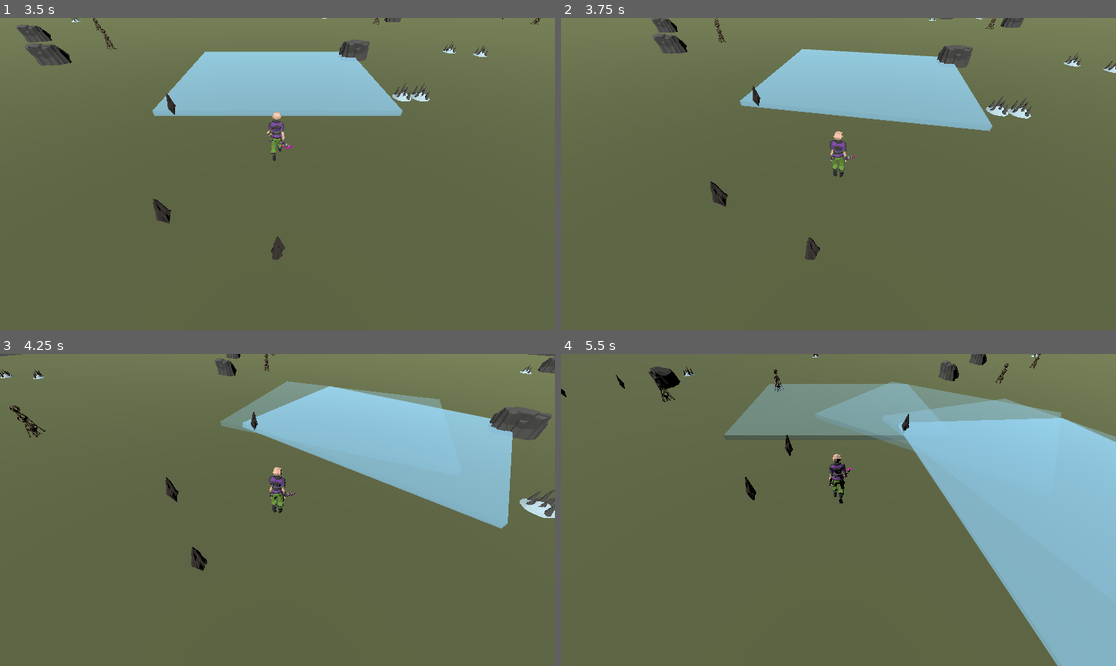
Above: before the commit, frames 1-4 (two rows, left to right).
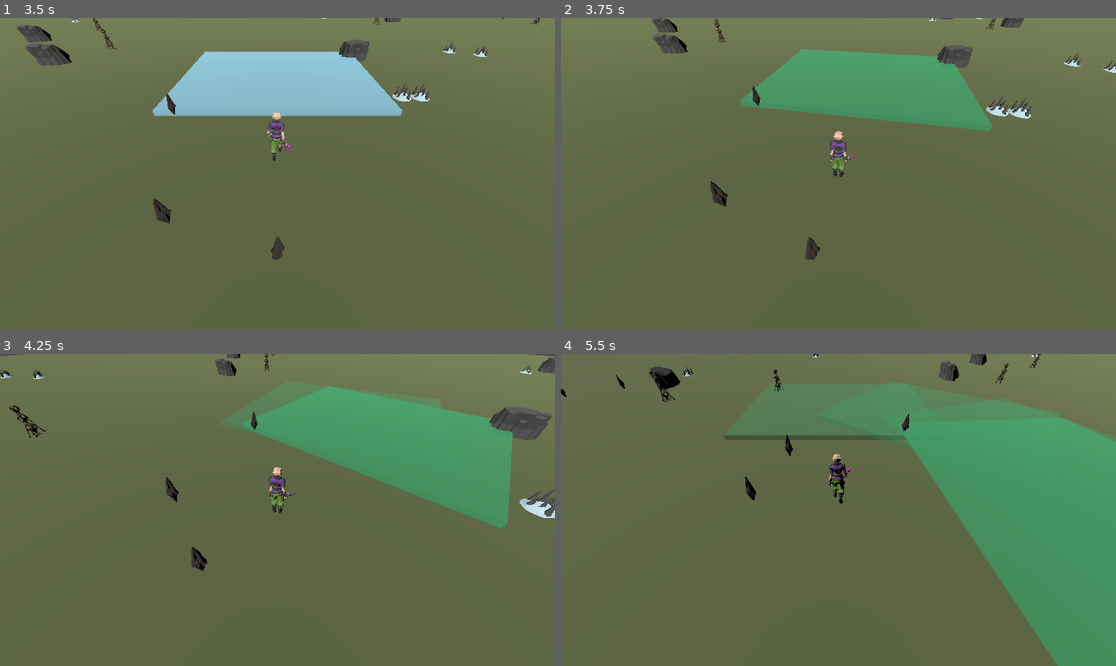
Above: after the commit, the same moments.

Repository: avvakhnin/new-soil
Game: Godot game, scene res://level/gen_scene/gen_scene.tscn
The game is run twice, just before and just after one commit, with the same random seed, the same clock (stepped at 60 frames per second) and the same inputs.
Inputs:
- Up to frame 1 (3.5 s): tap Enter (attack) at 0.5, 1.35 s; hold Right (right) 0.53-1.28 s; tap T (create_template) at 0.6, 1.55, 2.3, 2.85 s; hold Down (back) 1.28-2.03 s; hold Right (right) 2.03-2.78 s; tap Alt (close_view) at 2.1 s; hold Up (forward) from 2.78 s (still down)
- Up to frame 2 (3.75 s): release Up (forward) at 3.53 s; hold Left (left) from 3.53 s (still down); hold Shift from 3.53 s (still down)
- Up to frame 3 (4.25 s): keep holding Left (left); keep holding Shift; tap T (create_template) at 3.8 s
- Up to frame 4 (5.5 s): release Shift at 4.28 s; tap T (create_template) at 4.35, 5.3 s; release Left (left) at 5.03 s; hold Down (back) from 5.03 s (still down); tap Enter (attack) at 5.1 s

Frame 1 is identical in both runs. In frame 2, 7.7% of the frame differs, in the area x 32-78%, y 9-37%; in frame 3, 13%; in frame 4, 26%, in the area x 29-100%, y 8-100%.

Commit message:
Change project structure

Diff:
--- a/item/crystal.tscn
+++ b/item/resource/crystal.tscn
@@ -1,7 +1,7 @@
 [gd_scene load_steps=5 format=3 uid="uid://glpilg11apgo"]
 
-[ext_resource type="PackedScene" uid="uid://cct5ike7i2jkm" path="res://item/SM_Env_Floating_Crystal_02.fbx" id="1_qkm5g"]
-[ext_resource type="Script" uid="uid://ddmamnbxyj0gi" path="res://item/resource_iitem.gd" id="2_vwjju"]
+[ext_resource type="PackedScene" uid="uid://cct5ike7i2jkm" path="res://item/resource/SM_Env_Floating_Crystal_02.fbx" id="1_qkm5g"]
+[ext_resource type="Script" uid="uid://ddmamnbxyj0gi" path="res://item/resource/resource_iitem.gd" id="2_vwjju"]
 [ext_resource type="Script" uid="uid://8dr10sx3rhcn" path="res://unit/pioneer/storage.gd" id="3_tbpl7"]
 
 [sub_resource type="SphereShape3D" id="SphereShape3D_vwjju"]
@@ -9,7 +9,6 @@
 
 [node name="Crystal" instance=ExtResource("1_qkm5g")]
 script = ExtResource("2_vwjju")
-type = "crystal"
 
 [node name="Area3D" type="Area3D" parent="." index="1"]
 transform = Transform3D(1, 0, 0, 0, 1, 0, 0, 0, 1, 0, 0.5, 0)
--- a/item/iron_nugget.tscn
+++ b/item/resource/iron_nugget.tscn
@@ -1,7 +1,7 @@
 [gd_scene load_steps=5 format=3 uid="uid://b2ckqf6t4sd2b"]
 
-[ext_resource type="PackedScene" uid="uid://dlkigjkkgy1y0" path="res://item/SM_Env_Cliff_Flat_05.fbx" id="1_wumhc"]
-[ext_resource type="Script" uid="uid://ddmamnbxyj0gi" path="res://item/resource_iitem.gd" id="2_wnxul"]
+[ext_resource type="PackedScene" uid="uid://dlkigjkkgy1y0" path="res://item/resource/SM_Env_Cliff_Flat_05.fbx" id="1_wumhc"]
+[ext_resource type="Script" uid="uid://ddmamnbxyj0gi" path="res://item/resource/resource_iitem.gd" id="2_wnxul"]
 [ext_resource type="Script" uid="uid://8dr10sx3rhcn" path="res://unit/pioneer/storage.gd" id="3_purmn"]
 
 [sub_resource type="SphereShape3D" id="SphereShape3D_wnxul"]
@@ -9,7 +9,6 @@
 
 [node name="IronNugget" instance=ExtResource("1_wumhc")]
 script = ExtResource("2_wnxul")
-type = "iron"
 
 [node name="Area3D" type="Area3D" parent="." index="1"]
 
--- a/item/sandstone.tscn
+++ b/item/resource/sandstone.tscn
@@ -1,7 +1,7 @@
 [gd_scene load_steps=5 format=3 uid="uid://d3qn2xm61vfcx"]
 
-[ext_resource type="PackedScene" uid="uid://dt1bokrocrs8l" path="res://item/SM_Env_Floating_Rocks_Spiral_01.fbx" id="1_76a73"]
-[ext_resource type="Script" uid="uid://ddmamnbxyj0gi" path="res://item/resource_iitem.gd" id="2_y717p"]
+[ext_resource type="PackedScene" uid="uid://dt1bokrocrs8l" path="res://item/resource/SM_Env_Floating_Rocks_Spiral_01.fbx" id="1_76a73"]
+[ext_resource type="Script" uid="uid://ddmamnbxyj0gi" path="res://item/resource/resource_iitem.gd" id="2_y717p"]
 [ext_resource type="Script" uid="uid://8dr10sx3rhcn" path="res://unit/pioneer/storage.gd" id="3_yu5fw"]
 
 [sub_resource type="SphereShape3D" id="SphereShape3D_y717p"]
@@ -9,7 +9,6 @@
 
 [node name="Sandstone" instance=ExtResource("1_76a73")]
 script = ExtResource("2_y717p")
-type = "sand"
 
 [node name="Area3D" type="Area3D" parent="." index="1"]
 
--- a/item/tree.tscn
+++ b/item/resource/tree.tscn
@@ -1,7 +1,7 @@
 [gd_scene load_steps=5 format=3 uid="uid://jw2mjfp5ts45"]
 
-[ext_resource type="PackedScene" uid="uid://dfplutn6crtcl" path="res://item/SM_Env_Plant_Hallowed_03.fbx" id="1_ge020"]
-[ext_resource type="Script" uid="uid://ddmamnbxyj0gi" path="res://item/resource_iitem.gd" id="2_c3nph"]
+[ext_resource type="PackedScene" uid="uid://dfplutn6crtcl" path="res://item/resource/SM_Env_Plant_Hallowed_03.fbx" id="1_ge020"]
+[ext_resource type="Script" uid="uid://ddmamnbxyj0gi" path="res://item/resource/resource_iitem.gd" id="2_c3nph"]
 [ext_resource type="Script" uid="uid://8dr10sx3rhcn" path="res://unit/pioneer/storage.gd" id="3_u3usi"]
 
 [sub_resource type="SphereShape3D" id="SphereShape3D_c3nph"]
@@ -9,7 +9,6 @@
 
 [node name="Tree" instance=ExtResource("1_ge020")]
 script = ExtResource("2_c3nph")
-type = "tree"
 
 [node name="Area3D" type="Area3D" parent="." index="1"]
 
--- a/props/resource_spot/crystal.tscn
+++ b/props/resource_spot/crystal.tscn
@@ -2,7 +2,7 @@
 
 [ext_resource type="PackedScene" uid="uid://dsg4dh6oo15o7" path="res://props/resource_spot/SM_Env_Floating_Crystal_01.fbx" id="1_ubc8l"]
 [ext_resource type="Script" uid="uid://cqkx53jjgq7b8" path="res://props/resource_spot/resource_spot.gd" id="2_yak3n"]
-[ext_resource type="PackedScene" uid="uid://glpilg11apgo" path="res://item/crystal.tscn" id="3_gs75u"]
+[ext_resource type="PackedScene" uid="uid://glpilg11apgo" path="res://item/resource/crystal.tscn" id="3_gs75u"]
 
 [sub_resource type="CylinderShape3D" id="CylinderShape3D_ubc8l"]
 
--- a/props/resource_spot/iron_nugget.tscn
+++ b/props/resource_spot/iron_nugget.tscn
@@ -2,7 +2,7 @@
 
 [ext_resource type="PackedScene" uid="uid://d1krc2owlo3ya" path="res://props/resource_spot/SM_Env_Cliff_Curved_02.fbx" id="1_wumhc"]
 [ext_resource type="Script" uid="uid://cqkx53jjgq7b8" path="res://props/resource_spot/resource_spot.gd" id="2_1fhba"]
-[ext_resource type="PackedScene" uid="uid://b2ckqf6t4sd2b" path="res://item/iron_nugget.tscn" id="3_0s35u"]
+[ext_resource type="PackedScene" uid="uid://b2ckqf6t4sd2b" path="res://item/resource/iron_nugget.tscn" id="3_0s35u"]
 
 [sub_resource type="CylinderShape3D" id="CylinderShape3D_qg5ik"]
 radius = 1.0
--- a/props/resource_spot/sandstone.tscn
+++ b/props/resource_spot/sandstone.tscn
@@ -2,7 +2,7 @@
 
 [ext_resource type="PackedScene" uid="uid://dmyu2owyce4ve" path="res://props/resource_spot/SM_Env_Detail_Spikey_Group_01.fbx" id="1_vw05n"]
 [ext_resource type="Script" uid="uid://cqkx53jjgq7b8" path="res://props/resource_spot/resource_spot.gd" id="2_uvsb6"]
-[ext_resource type="PackedScene" uid="uid://d3qn2xm61vfcx" path="res://item/sandstone.tscn" id="3_hwq3d"]
+[ext_resource type="PackedScene" uid="uid://d3qn2xm61vfcx" path="res://item/resource/sandstone.tscn" id="3_hwq3d"]
 
 [sub_resource type="CylinderShape3D" id="CylinderShape3D_bvd2d"]
 
--- a/props/resource_spot/tree.tscn
+++ b/props/resource_spot/tree.tscn
@@ -2,7 +2,7 @@
 
 [ext_resource type="PackedScene" uid="uid://cob3cuwjis2nr" path="res://props/resource_spot/SM_Env_Plant_Hallowed_01.fbx" id="1_xfhtm"]
 [ext_resource type="Script" uid="uid://cqkx53jjgq7b8" path="res://props/resource_spot/resource_spot.gd" id="2_goxmg"]
-[ext_resource type="PackedScene" uid="uid://jw2mjfp5ts45" path="res://item/tree.tscn" id="3_51h1w"]
+[ext_resource type="PackedScene" uid="uid://jw2mjfp5ts45" path="res://item/resource/tree.tscn" id="3_51h1w"]
 
 [sub_resource type="CylinderShape3D" id="CylinderShape3D_xfhtm"]
 
--- a/props/template/building_template.gd
+++ b/props/template/building_template.gd
@@ -8,7 +8,7 @@
 
 func _ready() -> void:
 	$BlankModel.recalc_size(progress)
-	await get_tree().create_timer(10).timeout
+	await get_tree().create_timer(3).timeout
 	is_ready_for_build = true
 	$BlankModel.set_ready()
 
--- a/unit/pioneer/pioneer.tscn
+++ b/unit/pioneer/pioneer.tscn
@@ -3,7 +3,7 @@
 [ext_resource type="PackedScene" uid="uid://vdi7a75nkreg" path="res://unit/general_model/Characters.fbx" id="1_ooom4"]
 [ext_resource type="Animation" uid="uid://kyn3t56iix6f" path="res://unit/animation/gunplay.res" id="2_62bgr"]
 [ext_resource type="Script" uid="uid://na4j8pfuu5u0" path="res://level/gen_scene/control.gd" id="2_fnqoa"]
-[ext_resource type="PackedScene" uid="uid://76seuqw8fa0" path="res://item/SM_Wep_SmallAxe_03.fbx" id="2_ngd65"]
+[ext_resource type="PackedScene" uid="uid://76seuqw8fa0" path="res://item/resource/SM_Wep_SmallAxe_03.fbx" id="2_ngd65"]
 [ext_resource type="Animation" uid="uid://crcx5xuljiok5" path="res://unit/animation/walking.res" id="3_xjwrr"]
 [ext_resource type="Animation" uid="uid://b4727v3jvwk0h" path="res://unit/animation/running_1.res" id="4_x3ibb"]
 [ext_resource type="Script" uid="uid://bpyra2u3ko5dx" path="res://unit/pioneer/animation_player.gd" id="4_xjwrr"]
Renamed: item/SM_Env_Cliff_Flat_05.fbx -> item/resource/SM_Env_Cliff_Flat_05.fbx
Not shown, changed: item/resource/SM_Env_Cliff_Flat_05.fbx.import
Renamed: item/SM_Env_Floating_Crystal_02.fbx -> item/resource/SM_Env_Floating_Crystal_02.fbx
Not shown, changed: item/resource/SM_Env_Floating_Crystal_02.fbx.import
Renamed: item/SM_Env_Floating_Rocks_Spiral_01.fbx -> item/resource/SM_Env_Floating_Rocks_Spiral_01.fbx
Not shown, changed: item/resource/SM_Env_Floating_Rocks_Spiral_01.fbx.import
Renamed: item/SM_Env_Plant_Hallowed_03.fbx -> item/resource/SM_Env_Plant_Hallowed_03.fbx
Not shown, changed: item/resource/SM_Env_Plant_Hallowed_03.fbx.import
Renamed: item/SM_Wep_SmallAxe_03.fbx -> item/resource/SM_Wep_SmallAxe_03.fbx
Not shown, changed: item/resource/SM_Wep_SmallAxe_03.fbx.import
Renamed: item/resource_iitem.gd -> item/resource/resource_iitem.gd
Renamed: item/resource_iitem.gd.uid -> item/resource/resource_iitem.gd.uid
